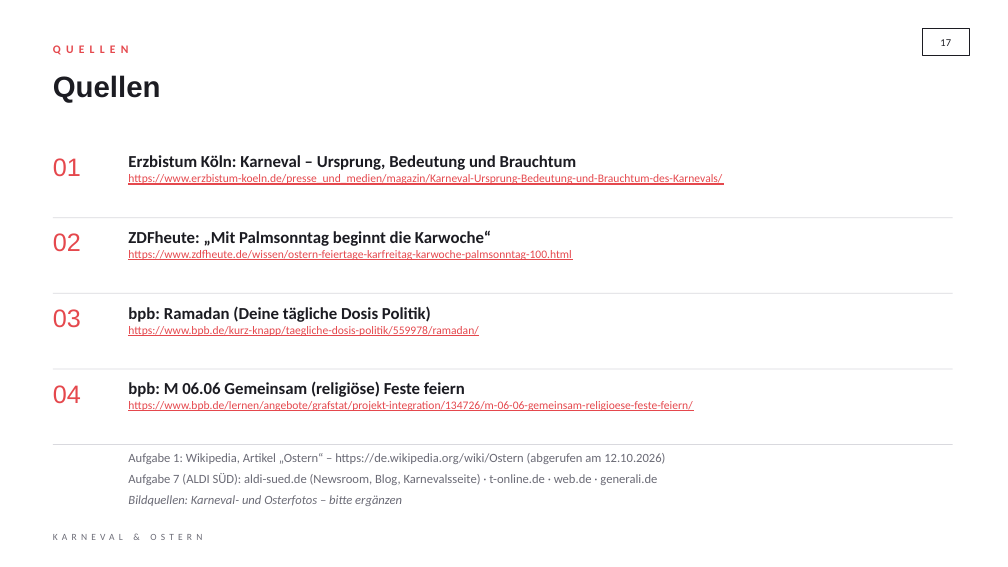
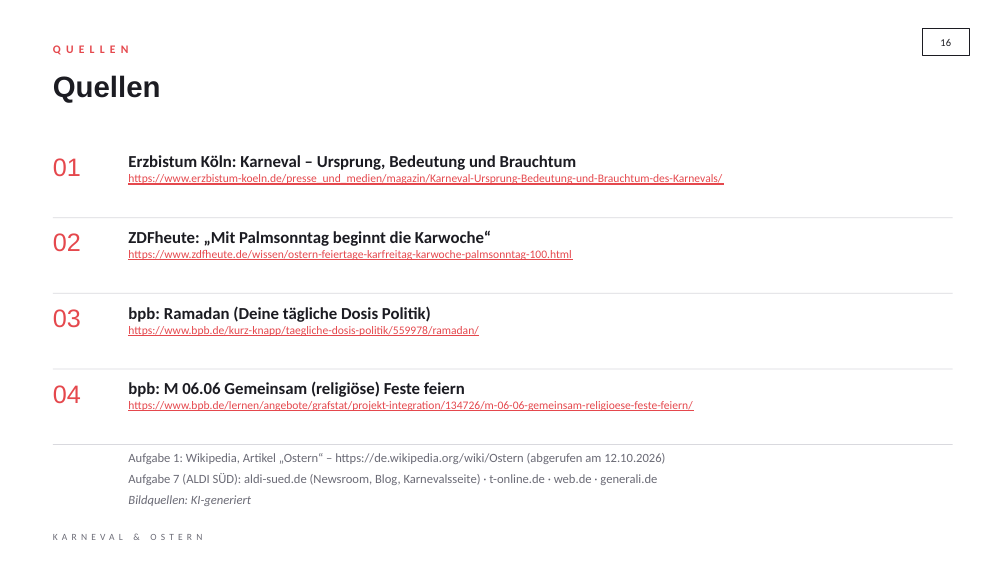
Before and after one commit to Flxrian/Erinnerung, a slide deck: slide 16 of Karneval_und_Ostern.pptx (slide 17 before the commit). Drawn at 1008x567 pixels with LibreOffice and Linux fonts; fonts in the diff are those of the drawing. Boxes give left, top, right and bottom in pixels: in the first picture for what was removed or moved away, otherwise in the second. Text is boxed around its words. In the diff, an @@ line names an element or a change of style, - is before the commit and + after.

```diff
--- a/Karneval_und_Ostern.pptx
+++ b/Karneval_und_Ostern.pptx
@@ page number at [940,39,951,46]: text changed @@
-17
+16
@@ text at [128,495,251,506]: text changed @@
-Bildquellen: Karneval- und Osterfotos – bitte ergänzen
+Bildquellen: KI-generiert
```
Also in this commit, not shown: 1 other slide changed, 1 slide removed.
